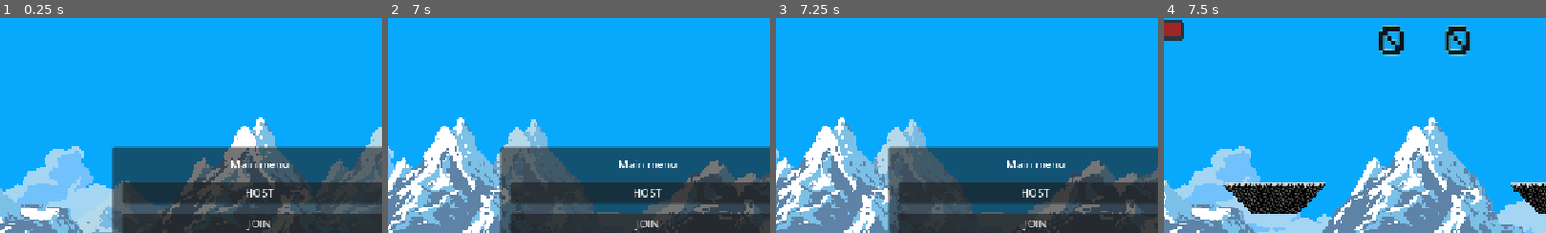
Above: before the commit, frames 1-4 (left to right).
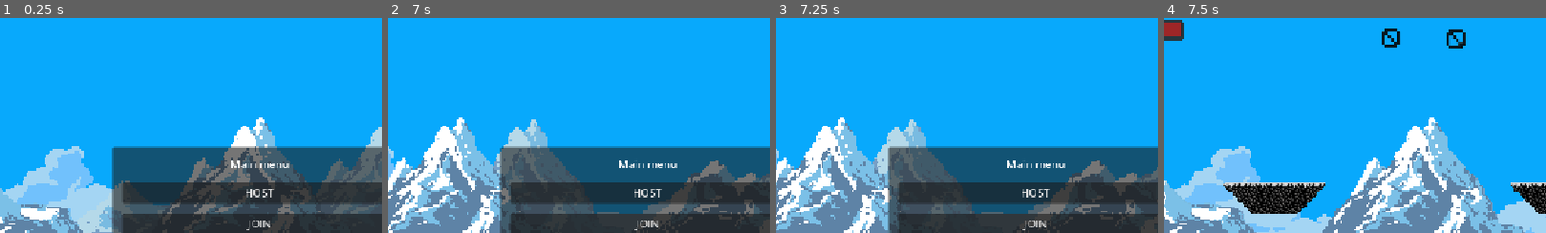
Above: after the commit, the same moments.

Repository: MilDevelop/dynamic-attack
Game: Godot game, scene res://World/main.tscn
Same seed, same stepped clock (60 frames per second), same inputs: the game is played once before the commit and once after it. The engine's default icon, where the game draws it, is replaced by a stand-in: a white triangle on a blue panel in a dark square.
Inputs (mouse positions are % of the whole screen's width and height, from its top left):
- Up to frame 1 (0.25 s): no input
- Up to frame 2 (7 s): click (50, 57) at 0.52 s; type "12" at 0.6 s; click "ENTER" at 1.25 s; click "ENTER" at 2 s; tap Enter (ui_accept) at 2.75, 3.02, 3.77, 5.27, 6.02, 6.77 s; move the mouse to (72, 45) at 2.77 s; hold Shift (sit) 2.78-3.53 s; hold D (ui_right) 2.78-4.28 s; move the mouse to (30, 55) at 3.52 s; right-click (30, 55) at 3.6 s; tap Shift (sit) at 3.8, 5.1, 6.8 s; move the mouse to (60, 28) at 4.27 s; hold A (ui_left) 4.28-5.03 s; hold Shift (sit) 4.28-5.03 s; click (60, 28) at 4.35 s; move the mouse to (45, 70) at 5.02 s; hold D (ui_right) 5.03-6.53 s; move the mouse to (80, 65) at 5.77 s; hold Shift (sit) 5.78-6.53 s; move the mouse to (20, 35) at 6.52 s; hold A (ui_left) from 6.53 s (still down); right-click (20, 35) at 6.6 s
- Up to frame 3 (7.25 s): keep holding A (ui_left)
- Up to frame 4 (7.5 s): move the mouse to (55, 50) at 7.27 s; release A (ui_left) at 7.28 s; hold D (ui_right) from 7.28 s (still down); hold Shift (sit) from 7.28 s (still down); click (55, 50) at 7.35 s
The pictures show only the part of the screen within x 16-66%, y 2-52%; the shares and areas given below are measured in that part.

Frames 1-3 are identical in both runs. In frame 4, 1.4% of the frame differs, in the area x 56-81%, y 3-18%.

Commit message:
End game and fix disconnect

Diff:
--- a/Global/signals.gd
+++ b/Global/signals.gd
@@ -1,6 +1,8 @@
 extends Node
 
+var Number_of_Players : int = 0
+
 signal player_number(conected_players)
-signal transfer(gamer, connetion_players)
+signal transfer(gamer)
 signal player_attack(pos, id)
 signal give_enemy_damage(player_damage: int, velocity_damage: int)
--- a/Menu and Connection/control.gd
+++ b/Menu and Connection/control.gd
@@ -4,7 +4,6 @@
 
 var peer = ENetMultiplayerPeer.new()
 var Room : String = "localhost"
-var conection_players : int = 0
 
 @export var player_scene : PackedScene
 @onready var host_button = $CanvasLayer/MainMenu/MarginContainer/VBoxContainer/Host
@@ -37,8 +36,8 @@
 	var pr = player_scene.instantiate()
 	pr.name = str(id)
 	if multiplayer.is_server():
-		conection_players += 1
-		Signals.emit_signal("transfer", pr, conection_players)
+		Signals.Number_of_Players += 1
+		Signals.emit_signal("transfer", pr)
 
 
 func _on_host_pressed() -> void:
@@ -57,7 +56,7 @@
 	var actual_string = format_string.format({"str": str(peer_id)})
 	var player = get_node_or_null(actual_string)
 	if player:
-		conection_players -= 1
+		Signals.Number_of_Players -= 1
 		player.queue_free()
 
 func _on_enter_pressed() -> void:
@@ -66,6 +65,7 @@
 
 func _on_quit_pressed() -> void:
 	for node in get_tree().get_nodes_in_group("Player"):
+		node.get_parent()._ready()
 		node.queue_free()
 	multiplayer.multiplayer_peer.close()
 	multiplayer.set_deferred(&"multiplayer_peer", null)
--- a/World/counters.tscn
+++ b/World/counters.tscn
@@ -1,37 +1,37 @@
 [gd_scene load_steps=8 format=3 uid="uid://sfp7krl8b28r"]
 
-[ext_resource type="Texture2D" uid="uid://ch6nf3ib15wg7" path="res://Textures/ouFNAq-Photoroom.png" id="1_cdv8h"]
+[ext_resource type="Texture2D" uid="uid://x0ycncux7beu" path="res://Textures/Numbers-Textures-Photoroom.png" id="1_n2aua"]
 
-[sub_resource type="AtlasTexture" id="AtlasTexture_4pper"]
-atlas = ExtResource("1_cdv8h")
-region = Rect2(30, 0, 125, 248)
+[sub_resource type="AtlasTexture" id="AtlasTexture_eunwn"]
+atlas = ExtResource("1_n2aua")
+region = Rect2(20, 0, 77, 154)
 
-[sub_resource type="AtlasTexture" id="AtlasTexture_r6hqv"]
-atlas = ExtResource("1_cdv8h")
-region = Rect2(155, 0, 125, 248)
+[sub_resource type="AtlasTexture" id="AtlasTexture_qrvuv"]
+atlas = ExtResource("1_n2aua")
+region = Rect2(97, 0, 77, 154)
 
-[sub_resource type="AtlasTexture" id="AtlasTexture_lh7yw"]
-atlas = ExtResource("1_cdv8h")
-region = Rect2(280, 0, 125, 248)
+[sub_resource type="AtlasTexture" id="AtlasTexture_l7rdm"]
+atlas = ExtResource("1_n2aua")
+region = Rect2(174, 0, 77, 154)
 
-[sub_resource type="AtlasTexture" id="AtlasTexture_scvq1"]
-atlas = ExtResource("1_cdv8h")
-region = Rect2(405, 0, 125, 248)
+[sub_resource type="AtlasTexture" id="AtlasTexture_6viuh"]
+atlas = ExtResource("1_n2aua")
+region = Rect2(251, 0, 77, 154)
 
 [sub_resource type="SpriteFrames" id="SpriteFrames_t6d4n"]
 animations = [{
 "frames": [{
 "duration": 1.0,
-"texture": SubResource("AtlasTexture_4pper")
+"texture": SubResource("AtlasTexture_eunwn")
 }, {
 "duration": 1.0,
-"texture": SubResource("AtlasTexture_r6hqv")
+"texture": SubResource("AtlasTexture_qrvuv")
 }, {
 "duration": 1.0,
-"texture": SubResource("AtlasTexture_lh7yw")
+"texture": SubResource("AtlasTexture_l7rdm")
 }, {
 "duration": 1.0,
-"texture": SubResource("AtlasTexture_scvq1")
+"texture": SubResource("AtlasTexture_6viuh")
 }],
 "loop": true,
 "name": &"plus",
--- a/World/main.gd
+++ b/World/main.gd
@@ -9,13 +9,11 @@
 @onready var counterHost = $Game/GUI/Counters/CounterHost
 @onready var counterGuest = $Game/GUI/Counters/CounterGuest
 
-var Num_Plr : int = 0
 var Temporary_Menu : bool = false
 var Wins : Array
 
 func _ready() -> void:
 	Signals.transfer.connect(_spawn)
-	Signals.player_number.emit(Num_Plr) ### ???
 	heatlhs_bar.max_value = 100
 	heatlhs_bar.value = 78
 	Wins = [0, 0]
@@ -31,19 +29,28 @@
 	else:
 		temp_mn.hide()
 
-	#if Wins[0] == 3 or Wins[1] == 3:
-		#Wins = [0, 0]
+	if Wins[0] == 3 or Wins[1] == 3:
+		pass
+
+	if Signals.Number_of_Players == 1:
+		Wins = [0, 0]
 
 func _on_player_health_changed(new_health: int) -> void:
 	heatlhs_bar.value = int((new_health * 78) / 100)
 	HP_Value.text = str(new_health)
 
-func _spawn(gamer, connection_players):
+func _spawn(gamer):
 	call_deferred("add_child", gamer)
-	Num_Plr = connection_players
 
 func _on_new_winner(winner_player : bool):
-	print(winner_player)
+	if winner_player:
+		rpc("win", winner_player)
+	else:
+		if Signals.Number_of_Players > 1:
+			rpc("win", winner_player)
+
+@rpc("any_peer", "call_local")
+func win(winner_player : bool):
 	if winner_player == true: #If Host player
 		Wins[0] += 1
 		return
--- a/World/main.tscn
+++ b/World/main.tscn
@@ -153,7 +153,7 @@
 offset_bottom = 286.0
 
 [node name="MultiplayerSpawner" type="MultiplayerSpawner" parent="."]
-_spawnable_scenes = PackedStringArray("uid://c3psn3meyx04p", "uid://sfp7krl8b28r")
+_spawnable_scenes = PackedStringArray("uid://c3psn3meyx04p")
 spawn_path = NodePath("..")
 
 [node name="Game" type="Node2D" parent="."]
@@ -249,6 +249,14 @@
 
 [node name="Counters" parent="Game/GUI" instance=ExtResource("14_ovush")]
 
+[node name="CounterHost" parent="Game/GUI/Counters" index="0"]
+position = Vector2(525, 37)
+scale = Vector2(0.516689, 0.539066)
+
+[node name="CounterGuest" parent="Game/GUI/Counters" index="1"]
+position = Vector2(623, 38)
+scale = Vector2(0.516689, 0.545559)
+
 [node name="TestMobe" parent="Game" instance=ExtResource("13_jr3hh")]
 position = Vector2(664, 372)
 
Binary file added: Textures/Numbers-Textures-Photoroom.png
Not shown, changed: Textures/Numbers-Textures-Photoroom.png.import
Binary file removed: Textures/ouFNAq-Photoroom.png
